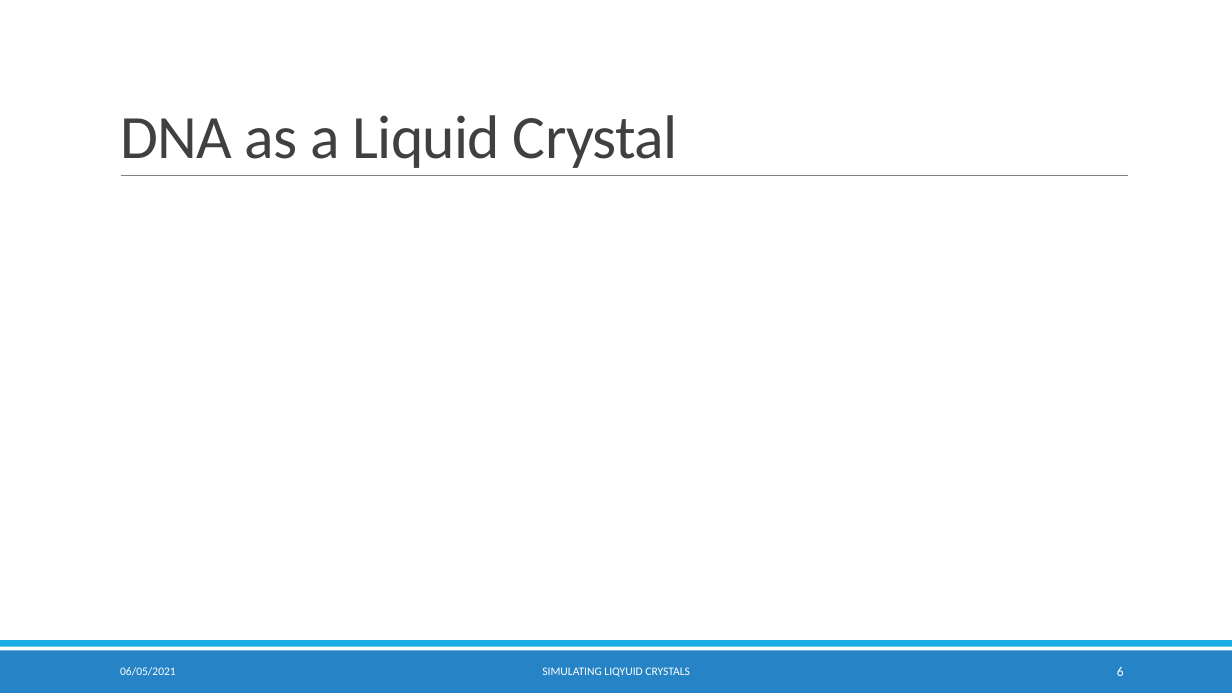
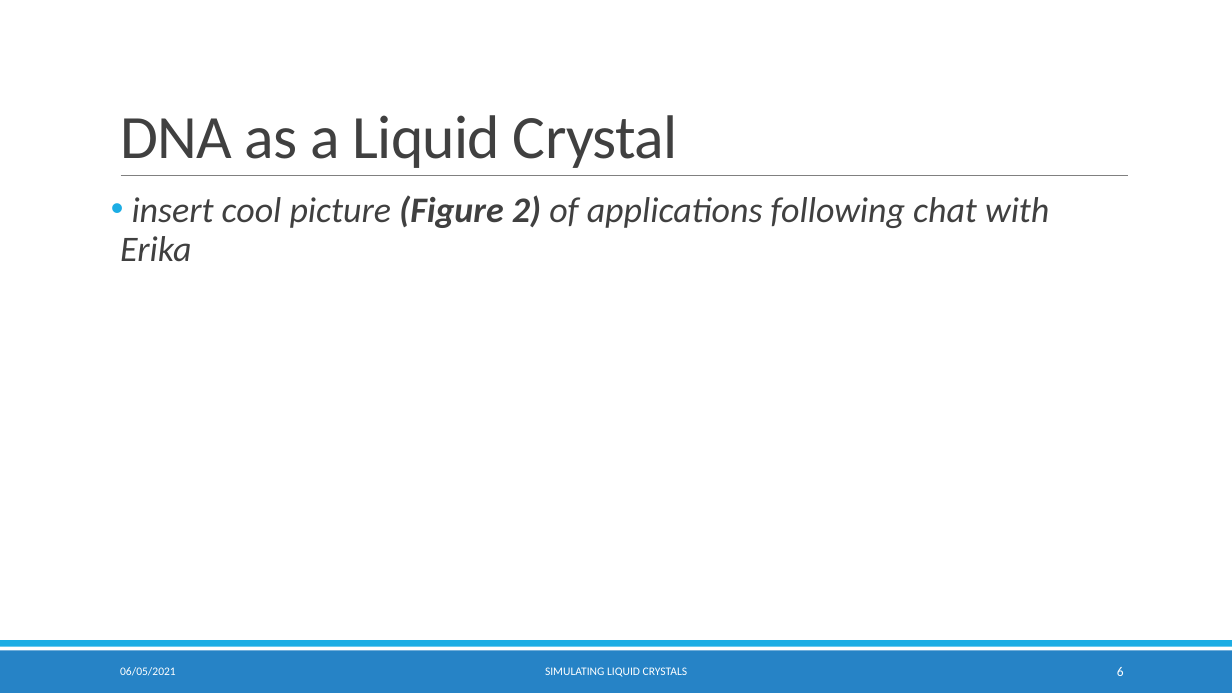
Before and after one commit to KCGallagher/LC_Project, a slide deck: slide 6 of Report/Presentation/Simulating Liquid Crystals.pptx. Drawn at 1232x693 pixels with LibreOffice and Linux fonts; fonts in the diff are those of the drawing; background and template pictures are left out. Boxes give left, top, right and bottom in pixels: in the first picture for what was removed or moved away, otherwise in the second. Text is boxed around its words. In the diff, an @@ line names an element or a change of style, - is before the commit and + after.

```diff
--- a/Report/Presentation/Simulating Liquid Crystals.pptx
+++ b/Report/Presentation/Simulating Liquid Crystals.pptx
@@ text added at bbox=[120, 195, 1049, 262], 28 pt, text #404040, italic @@
+• insert cool picture (Figure 2) of applications following chat with Erika
@@ text at bbox=[545, 667, 688, 677]: text changed @@
-SIMULATING LIQYUID CRYSTALS
+SIMULATING LIQUID CRYSTALS
```
Also in this commit, not shown: 9 other slides changed, 4 slides added, 6 other files.
